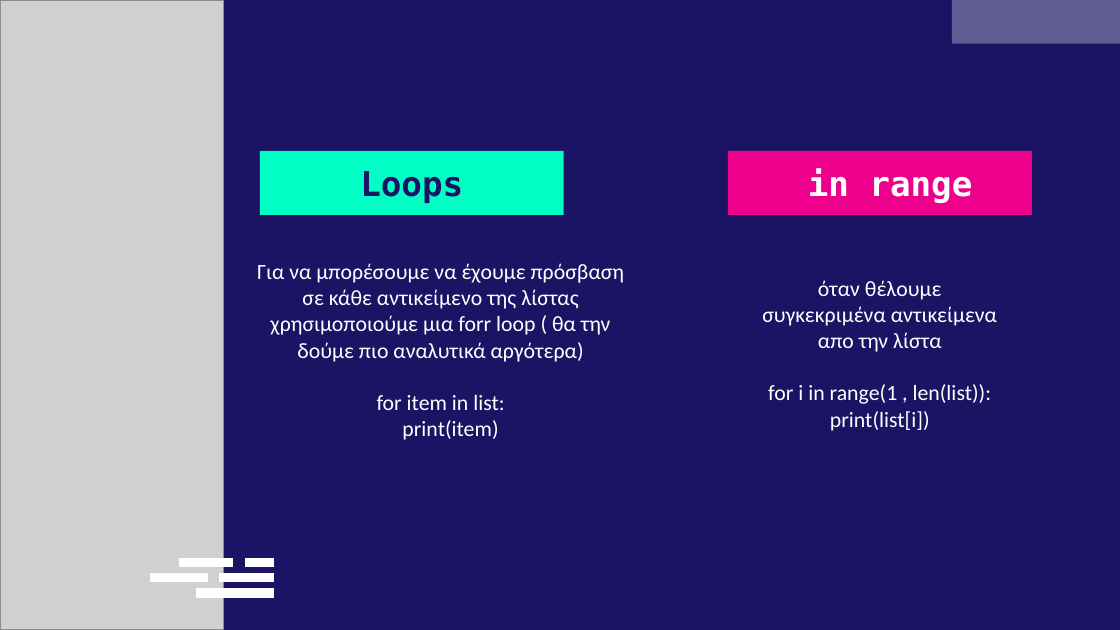
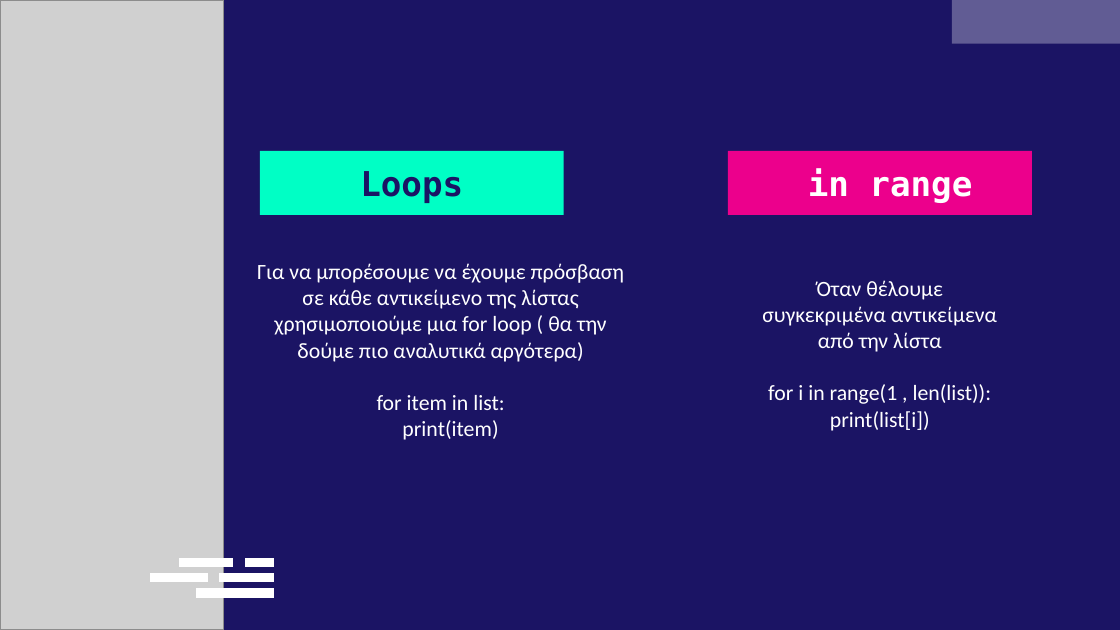
Before and after one commit to deepblue597/python_tutorial, a slide deck: slide 20 of Lesson 1 Python.pptx. Drawn at 1120x630 pixels with LibreOffice and Linux fonts; fonts in the diff are those of the drawing; grey boxes stand for pictures. Boxes give left, top, right and bottom in pixels: in the first picture for what was removed or moved away, otherwise in the second. Text is boxed around its words. In the diff, an @@ line names an element or a change of style, - is before the commit and + after.

```diff
--- a/Lesson 1 Python.pptx
+++ b/Lesson 1 Python.pptx
@@ subtitle at bbox=[257, 263, 624, 362]: text changed @@
-Για να μπορέσουμε να έχουμε πρόσβαση σε κάθε αντικείμενο της λίστας χρησιμοποιούμε μια forr loop ( θα την δούμε πιο αναλυτικά αργότερα)
+Για να μπορέσουμε να έχουμε πρόσβαση σε κάθε αντικείμενο της λίστας χρησιμοποιούμε μια for loop ( θα την δούμε πιο αναλυτικά αργότερα)
@@ subtitle at bbox=[762, 280, 997, 352]: text changed @@
-όταν θέλουμε συγκεκριμένα αντικείμενα απο την λίστα
+Όταν θέλουμε συγκεκριμένα αντικείμενα από την λίστα
```
Also in this commit, not shown: 10 other slides changed.
